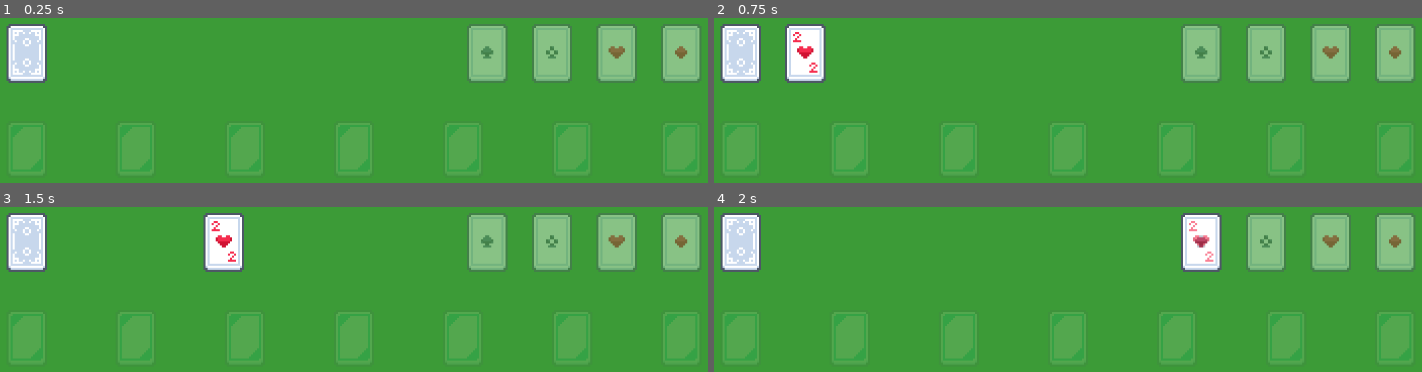
Above: before the commit, frames 1-4 (two rows, left to right).
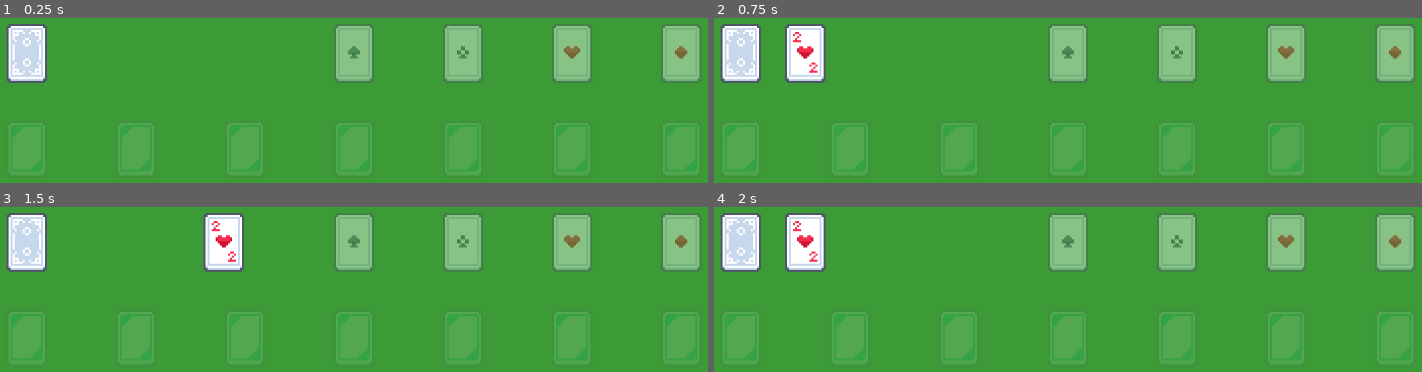
Above: after the commit, the same moments.

Repository: w-dib/Solitaire
Game: Godot game, scene res://scenes/world.tscn
The game is run twice, just before and just after one commit, with the same random seed, the same clock (stepped at 60 frames per second) and the same inputs.
Inputs (mouse positions are in pixels of both pictures, inside the frame that each line leads up to):
- Up to frame 1 (0.25 s): no input
- Up to frame 2 (0.75 s): tap Enter at 0.5 s; drag from (742, 52) to (1202, 52) at 0.52 s
- Up to frame 3 (1.5 s): tap Space at 1.25 s; drag from (92, 241) to (488, 241) at 1.27 s
- Up to frame 4 (2 s): no input

The runs differ from the first frame. In frame 1, 8.9% of the frame differs, in the area x 47-90%, y 3-40%; in frame 2, 8.9%; in frame 3, 8.9%; in frame 4, 12%, in the area x 10-90%, y 3-40%.

Commit message:
Identify card suit dropped on foundation

Diff:
--- a/scenes/card.tscn
+++ b/scenes/card.tscn
@@ -7,7 +7,7 @@
 [sub_resource type="RectangleShape2D" id="RectangleShape2D_d81rb"]
 size = Vector2(20, 28)
 
-[node name="Card" type="Area2D"]
+[node name="Card" type="Area2D" groups=["Card"]]
 collision_mask = 6
 script = ExtResource("1_6u4wf")
 
--- a/scenes/tableau_pile.tscn
+++ b/scenes/tableau_pile.tscn
@@ -1,7 +1,7 @@
 [gd_scene load_steps=4 format=3 uid="uid://c7u2023nyf0po"]
 
 [ext_resource type="Texture2D" uid="uid://bxomhg5roo1si" path="res://assets/images/kenney-playing-cards-pack/color_green_empty.png" id="1_4su8v"]
-[ext_resource type="Script" uid="uid://cb3dhqnpxiu5j" path="res://scripts/pile_root.gd" id="1_hultt"]
+[ext_resource type="Script" uid="uid://cb3dhqnpxiu5j" path="res://scripts/tableau_pile.gd" id="1_hultt"]
 
 [sub_resource type="RectangleShape2D" id="RectangleShape2D_hultt"]
 size = Vector2(20, 28)
--- a/scenes/world.tscn
+++ b/scenes/world.tscn
@@ -28,10 +28,11 @@
 metadata/_edit_lock_ = true
 
 [node name="Spades" type="Area2D" parent="Foundations" groups=["Foundation"]]
-position = Vector2(264, 24)
+position = Vector2(198, 24)
 collision_layer = 6
 script = ExtResource("2_4mrxx")
-SUIT = "SPADES"
+suit = 2
+metadata/_edit_group_ = true
 
 [node name="Sprite2D" type="Sprite2D" parent="Foundations/Spades"]
 modulate = Color(1, 1, 1, 0.392157)
@@ -41,10 +42,11 @@
 shape = SubResource("RectangleShape2D_jhx03")
 
 [node name="Clubs" type="Area2D" parent="Foundations" groups=["Foundation"]]
-position = Vector2(296, 24)
+position = Vector2(252, 24)
 collision_layer = 6
 script = ExtResource("2_4mrxx")
-SUIT = "CLUBS"
+suit = 3
+metadata/_edit_group_ = true
 
 [node name="Sprite2D" type="Sprite2D" parent="Foundations/Clubs"]
 modulate = Color(1, 1, 1, 0.392157)
@@ -54,10 +56,10 @@
 shape = SubResource("RectangleShape2D_jhx03")
 
 [node name="Hearts" type="Area2D" parent="Foundations" groups=["Foundation"]]
-position = Vector2(328, 24)
+position = Vector2(306, 24)
 collision_layer = 6
 script = ExtResource("2_4mrxx")
-SUIT = "HEARTS"
+metadata/_edit_group_ = true
 
 [node name="Sprite2D" type="Sprite2D" parent="Foundations/Hearts"]
 modulate = Color(1, 1, 1, 0.392157)
@@ -70,7 +72,8 @@
 position = Vector2(360, 24)
 collision_layer = 6
 script = ExtResource("2_4mrxx")
-SUIT = "DIAMONDS"
+suit = 1
+metadata/_edit_group_ = true
 
 [node name="Sprite2D" type="Sprite2D" parent="Foundations/Diamonds"]
 modulate = Color(1, 1, 1, 0.392157)
--- a/scripts/board_state.gd
+++ b/scripts/board_state.gd
@@ -29,7 +29,8 @@
 
 # Array of card texture names
 var card_names: Array[String] = [
-	"card_hearts_A", "card_hearts_02", "card_hearts_03", "card_hearts_04", "card_hearts_05", "card_hearts_06",
+	"card_hearts_A",
+	"card_hearts_02", "card_hearts_03", "card_hearts_04", "card_hearts_05", "card_hearts_06",
 	#"card_hearts_07", "card_hearts_08", "card_hearts_09", "card_hearts_10", "card_hearts_J", "card_hearts_Q", "card_hearts_K",
 	#"card_diamonds_A", "card_diamonds_02", "card_diamonds_03", "card_diamonds_04", "card_diamonds_05", "card_diamonds_06",
 	#"card_diamonds_07", "card_diamonds_08", "card_diamonds_09", "card_diamonds_10", "card_diamonds_J", "card_diamonds_Q", "card_diamonds_K",
--- a/scripts/card.gd
+++ b/scripts/card.gd
@@ -1,7 +1,9 @@
 # card.gd
 extends Area2D
+class_name Card
 
-class_name Card
+signal entered_foundation
+signal entered_tableau
 
 # Enums for Suit, Color, and Rank
 enum CardColor { RED, BLACK }
@@ -90,7 +92,7 @@
 	)
 
 	colliders.sort_custom(
-		func(collider_1, collider_2):
+		func(collider_1: Area2D, collider_2: Area2D):
 			return collider_1.z_index < collider_2.z_index
 	)
 	if colliders[-1] == self:
@@ -104,12 +106,16 @@
 
 	# Check if there are any results from the raycast
 	if object.size() > 0:
-		var first_dict = object[0]  # Get the first dictionary
+		var first_dict := object[0]  # Get the first dictionary
 		if "collider" in first_dict:
-			var collider = first_dict["collider"]  # Safely access the collider
+			var collider: Area2D = first_dict["collider"]  # Safely access the collider
 			if collider.is_in_group("Foundation"):
+				#valid_drop = true <--- CHANGE THIS WHEN DONE TESTING
+				entered_foundation.emit(self, collider)
+
+			if collider.is_in_group("Tableau"):
 				valid_drop = true
-				# Perform the valid drop logic here
+				entered_tableau.emit(self, collider)
 
 	if not valid_drop:
 		global_position = initial_position
--- a/scripts/foundation.gd
+++ b/scripts/foundation.gd
@@ -1,3 +1,15 @@
 extends Area2D
 
-@export_enum ("HEARTS", "DIAMONDS", "SPADES", "CLUBS") var SUIT : String
+enum Suit {HEARTS, DIAMONDS, SPADES, CLUBS}
+@export var suit: Suit
+
+#HEARTS, DIAMONDS, SPADES, CLUBS = 0, 1, 2, 3
+
+func _ready() -> void:
+	var card_nodes := get_tree().get_nodes_in_group("Card")
+	for card_node: Card in card_nodes:
+		card_node.entered_foundation.connect(_on_entered_foundation)
+
+func _on_entered_foundation(card: Card, foundation: Area2D) -> void:
+	if foundation == self:
+		print(card.suit)
Renamed: scripts/pile_root.gd -> scripts/tableau_pile.gd
Renamed: scripts/pile_root.gd.uid -> scripts/tableau_pile.gd.uid
